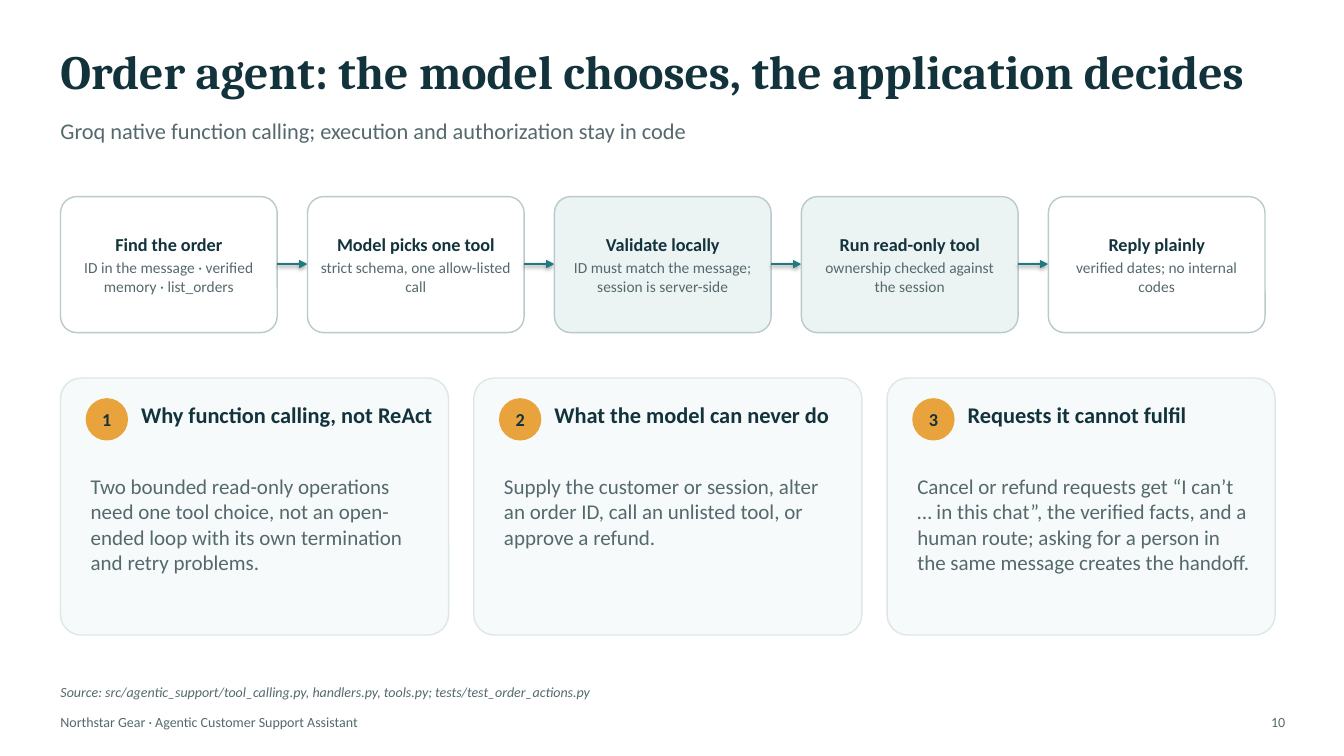
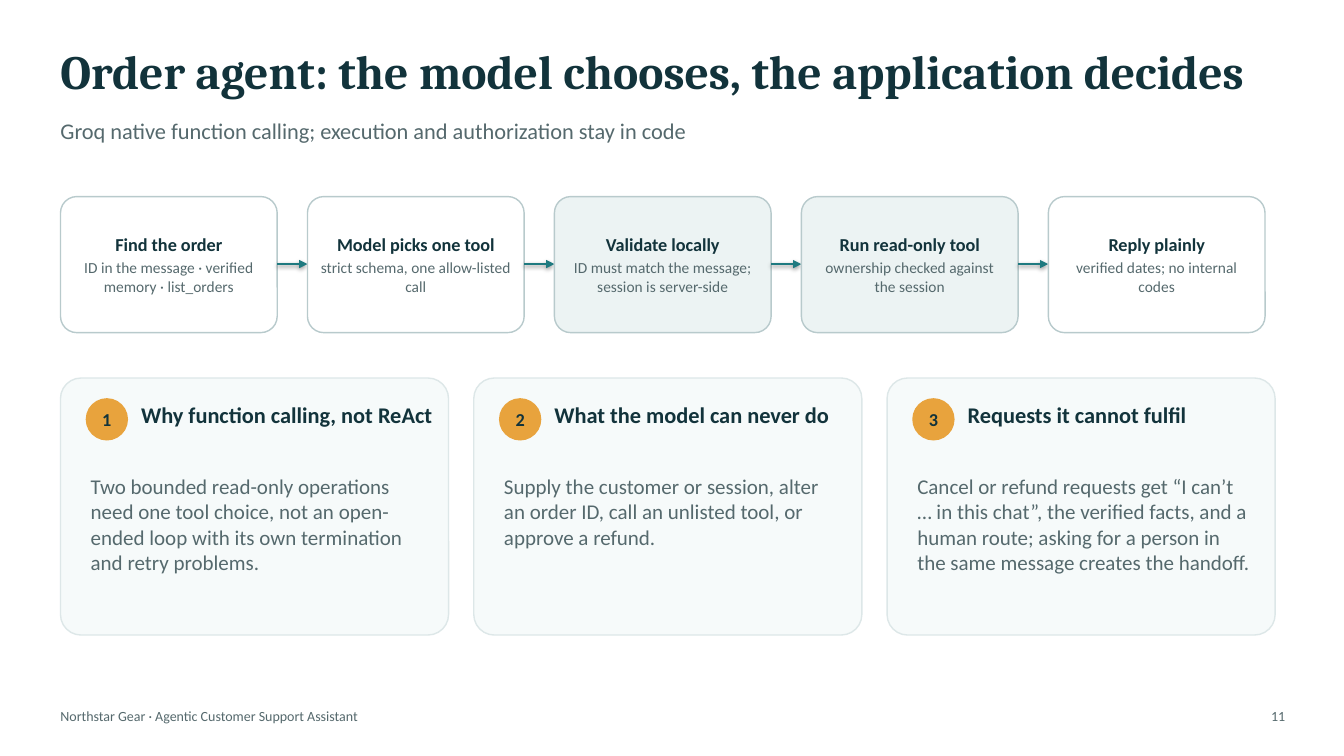
Before and after one commit to amit253/Agentic-Customer-Support-Assistant, a slide deck: slide 11 of presentation/agentic-customer-support.pptx (slide 10 before the commit). Drawn at 1344x756 pixels with LibreOffice and Linux fonts; fonts in the diff are those of the drawing. Boxes give left, top, right and bottom in pixels: in the first picture for what was removed or moved away, otherwise in the second. Text is boxed around its words. In the diff, an @@ line names an element or a change of style, - is before the commit and + after.

```diff
--- a/presentation/agentic-customer-support.pptx
+++ b/presentation/agentic-customer-support.pptx
@@ text removed at box(60, 687, 590, 700) @@
-Source: src/agentic_support/tool_calling.py, handlers.py, tools.py; tests/test_order_actions.py
@@ text "Northstar Gear · Agentic Customer ...": place and size @@
-text "Northstar Gear · Agentic Customer ..." at box(60, 717, 358, 730)
+text "Northstar Gear · Agentic Customer ..." at box(60, 711, 358, 724)
@@ text removed at box(1271, 718, 1285, 727) @@
-10
@@ text added at box(1271, 712, 1285, 721), 10 pt, text #55696D @@
+11
```
Also in this commit, not shown: 15 other slides changed, 2 slides added, 1 slide removed, 4 other files.
